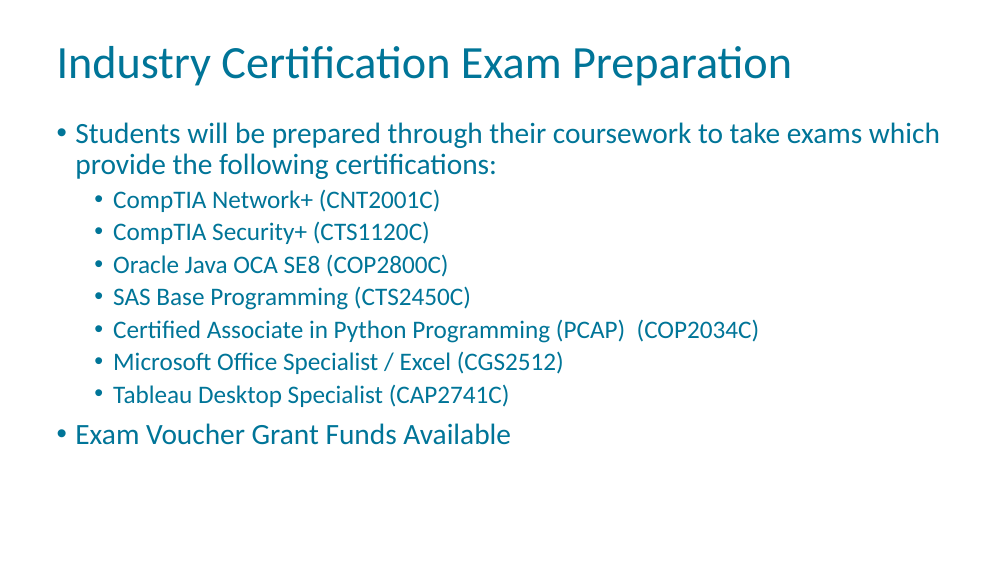
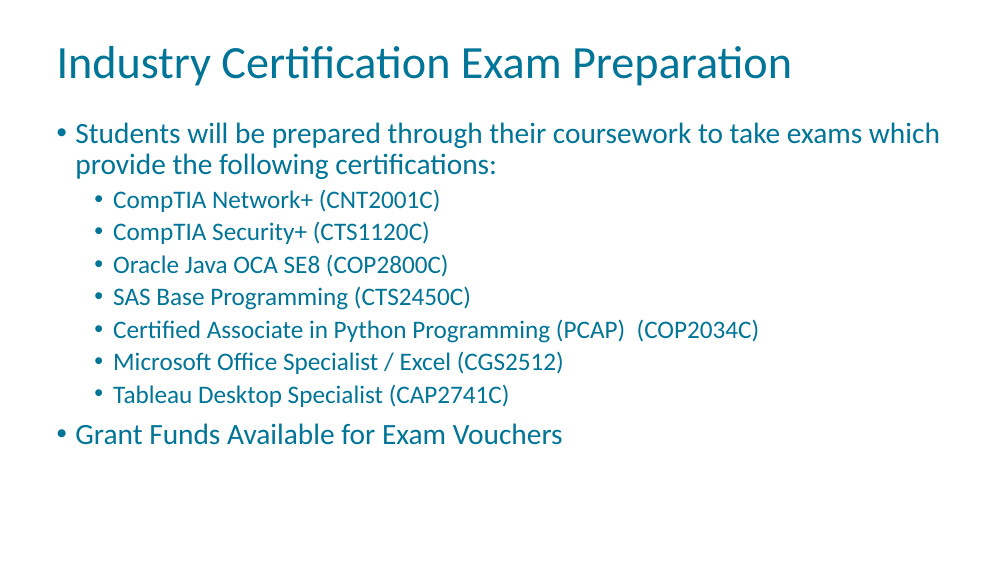
Before and after one commit to FSCJ-FacultyDev/SWC-Virtual-2023, a slide deck: slide 18 of slides/day1.pptx. Drawn at 1008x567 pixels with LibreOffice and Linux fonts; fonts in the diff are those of the drawing; background and template pictures are left out. Boxes give left, top, right and bottom in pixels: in the first picture for what was removed or moved away, otherwise in the second. Text is boxed around its words. In the diff, an @@ line names an element or a change of style, - is before the commit and + after.

```diff
--- a/slides/day1.pptx
+++ b/slides/day1.pptx
@@ text at <box>75,423,563,445</box>: text changed @@
-• Exam Voucher Grant Funds Available
+• Grant Funds Available for Exam Vouchers
```
Also in this commit, not shown: 1 other slide changed.
